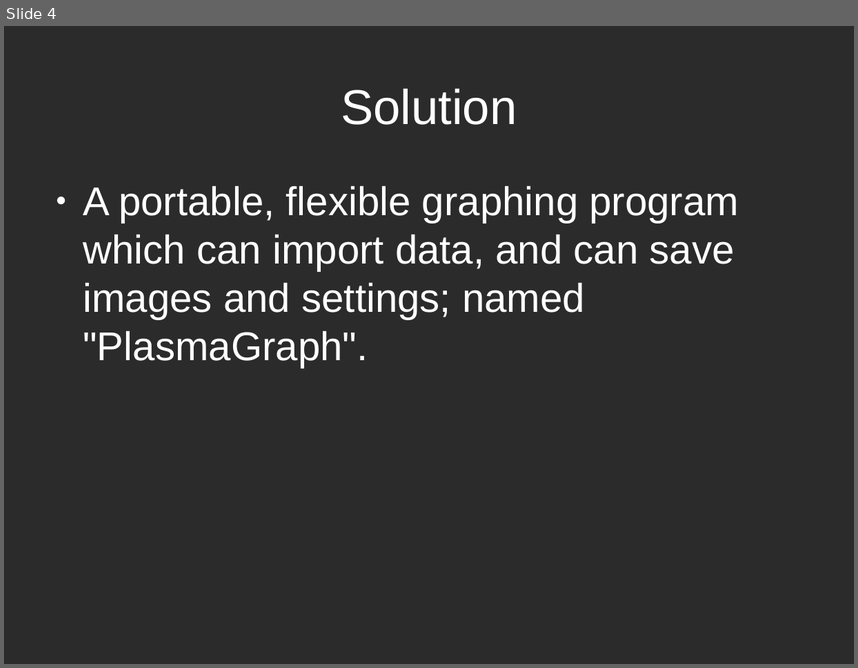
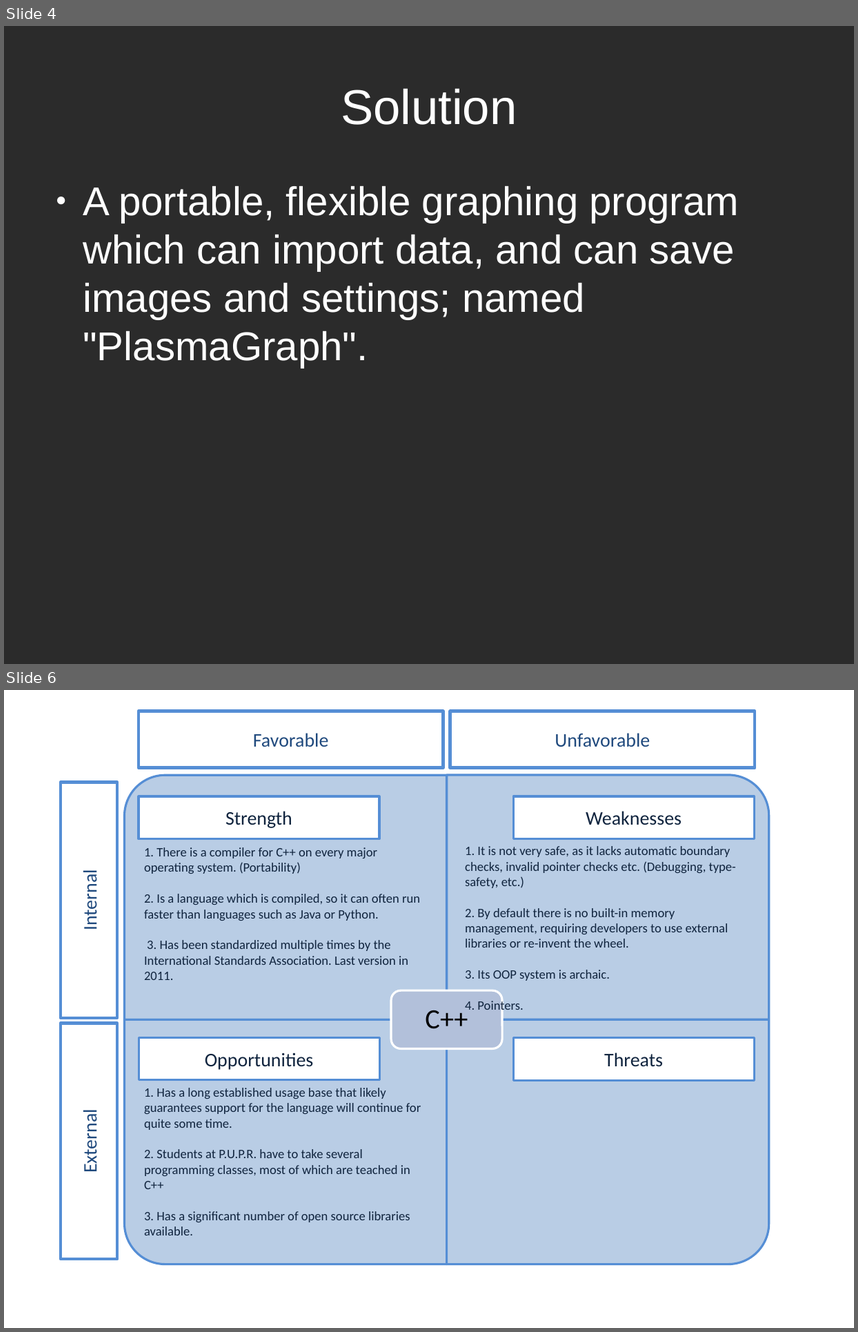
Before and after one commit to plasmavisgroup/PlasmaGraph, a slide deck: specs/Presentaciones/Presentacion de Mitad/Mid-Project Presentation.odp. Shown one above the other, each under a label of ours: slide 4 before the commit, slides 4 and 6 after it; the slides between them are not shown. The pictures are 858x668 and 858x1332 pixels, drawn with LibreOffice and Linux fonts; fonts in the diff are those of the drawing; background and template pictures are left out; a plain dark background stands for a picture behind light text. Boxes give left, top, right and bottom in pixels: in the first picture for what was removed or moved away, otherwise in the second. Text is boxed around its words. In the diff, an @@ line names an element or a change of style, - is before the commit and + after.

Commit message:
Adding a bunch of minor changes to code, but mostly it's the new SDD stuff AND THE GANTT CHART. Will export to a useful version (read: a version that can be put into the SPMP) tomorrow.

```diff
--- a/specs/Presentaciones/Presentacion de Mitad/Mid-Project Presentation.odp
+++ b/specs/Presentaciones/Presentacion de Mitad/Mid-Project Presentation.odp
@@ slide 6 added at (x1=4, y1=690, x2=854, y2=1328), background #FFFFFF @@
@@ rectangle added at (x1=139, y1=711, x2=444, y2=768), fill #FFFFFF, outline #558ED5 3 pt, 18 pt, text #1F497D @@
+Favorable
@@ rectangle added at (x1=450, y1=711, x2=755, y2=768), fill #FFFFFF, outline #558ED5 3 pt, 18 pt, text #1F497D @@
+Unfavorable
@@ rectangle added at (x1=61, y1=781, x2=117, y2=1018), fill #FFFFFF, outline #558ED5 3 pt, 18 pt, text #1F497D @@
+Internal
@@ round rect added at (x1=125, y1=776, x2=447, y2=1020), fill #B9CDE5, outline #558ED5 2.01 pt @@
@@ round rect added at (x1=447, y1=775, x2=769, y2=1019), fill #B9CDE5, outline #558ED5 2.01 pt @@
@@ rectangle added at (x1=139, y1=796, x2=379, y2=839), fill #FFFFFF, outline #558ED5 2.01 pt, 18 pt, text #10243E @@
+Strength
@@ rectangle added at (x1=514, y1=796, x2=755, y2=839), fill #FFFFFF, outline #558ED5 2.01 pt, 18 pt, text #10243E @@
+Weaknesses
@@ text added at (x1=144, y1=847, x2=420, y2=980), 12 pt, text #10243E @@
+1. There is a compiler for C++ on every major operating system. (Portability)
+2. Is a language which is compiled, so it can often run faster than languages such as Java or Python.
+3. Has been standardized multiple times by the International Standards Association. Last version in 2011.
@@ text added at (x1=465, y1=846, x2=736, y2=1013), 12 pt, text #10243E @@
+1. It is not very safe, as it lacks automatic boundary checks, invalid pointer checks etc. (Debugging, type-safety, etc.)
+2. By default there is no built-in memory management, requiring developers to use external libraries or re-invent the wheel.
+3. Its OOP system is archaic.
+4. Pointers.
@@ rounded rectangle added at (x1=391, y1=990, x2=502, y2=1048), fill #B2C0DA, outline #FFFFFF 2.01 pt, 26 pt, text #000000 @@
+C++
@@ round rect added at (x1=124, y1=1019, x2=447, y2=1264), fill #B9CDE5, outline #558ED5 2.01 pt @@
@@ round rect added at (x1=447, y1=1020, x2=770, y2=1264), fill #B9CDE5, outline #558ED5 2.01 pt @@
@@ rectangle added at (x1=61, y1=1023, x2=117, y2=1259), fill #FFFFFF, outline #558ED5 3 pt, 18 pt, text #1F497D @@
+External
@@ rectangle added at (x1=139, y1=1037, x2=379, y2=1080), fill #FFFFFF, outline #558ED5 2.01 pt, 18 pt, text #10243E @@
+Opportunities
@@ rectangle added at (x1=514, y1=1038, x2=755, y2=1081), fill #FFFFFF, outline #558ED5 2.01 pt, 18 pt, text #10243E @@
+Threats
@@ text added at (x1=144, y1=1087, x2=421, y2=1235), 12 pt, text #10243E @@
+1. Has a long established usage base that likely guarantees support for the language will continue for quite some time.
+2. Students at P.U.P.R. have to take several programming classes, most of which are teached in C++
+3. Has a significant number of open source libraries available.
```
Also in this commit, not shown: 6 slides changed, 4 other slides added, 26 other files.
